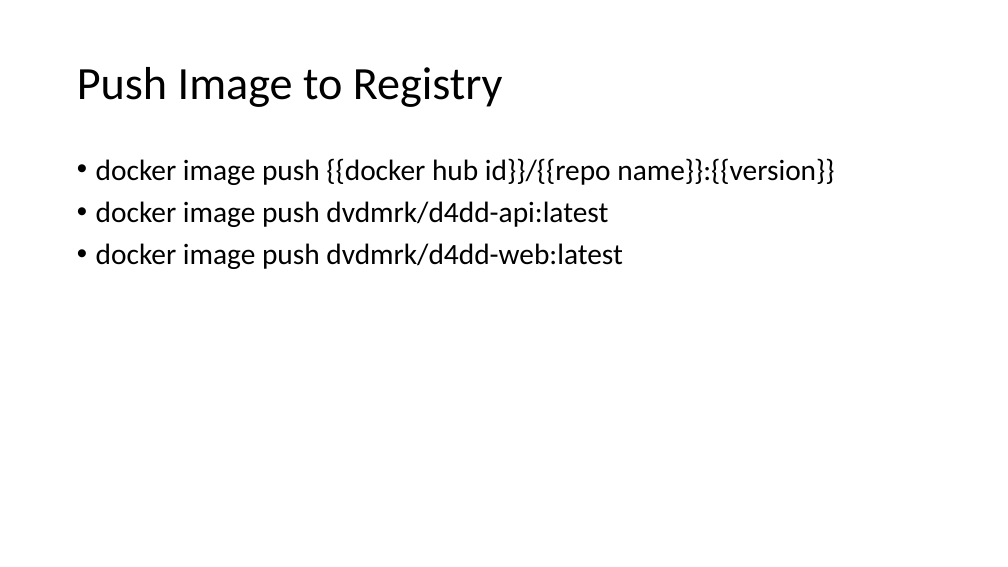
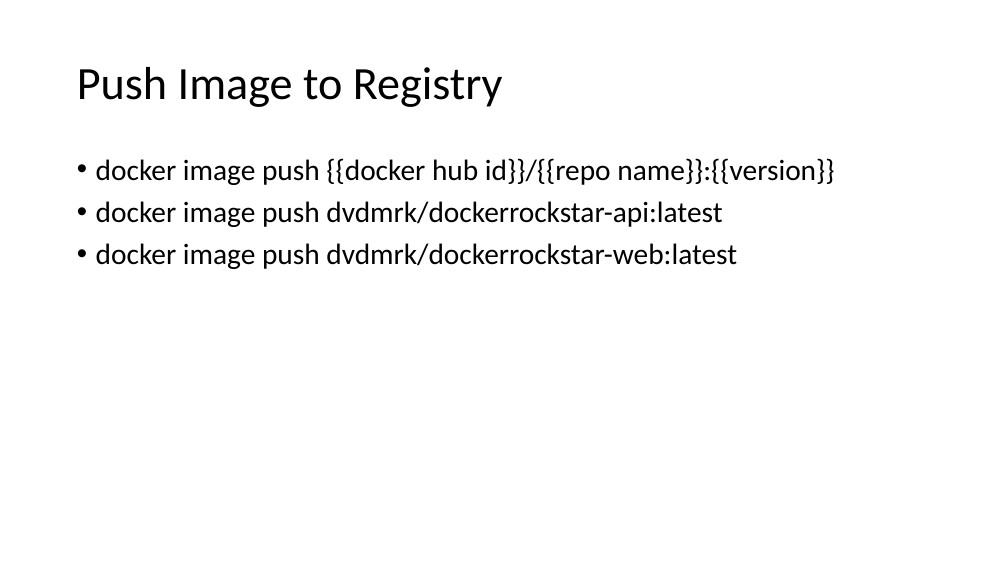
Before and after one commit to dvdmrk/DockerPresentation, a slide deck: slide 27 of Slides/DockerPresentation.pptx. Drawn at 1008x567 pixels with LibreOffice and Linux fonts; fonts in the diff are those of the drawing. Boxes give left, top, right and bottom in pixels: in the first picture for what was removed or moved away, otherwise in the second. Text is boxed around its words. In the diff, an @@ line names an element or a change of style, - is before the commit and + after.

```diff
--- a/Slides/DockerPresentation.pptx
+++ b/Slides/DockerPresentation.pptx
@@ text at (96, 201, 737, 269): text changed @@
-• docker image push dvdmrk/d4dd-api:latest
-• docker image push dvdmrk/d4dd-web:latest
+• docker image push dvdmrk/dockerrockstar-api:latest
+• docker image push dvdmrk/dockerrockstar-web:latest
```
Also in this commit, not shown: 7 other slides changed, 1 slide removed, 5 other files.
